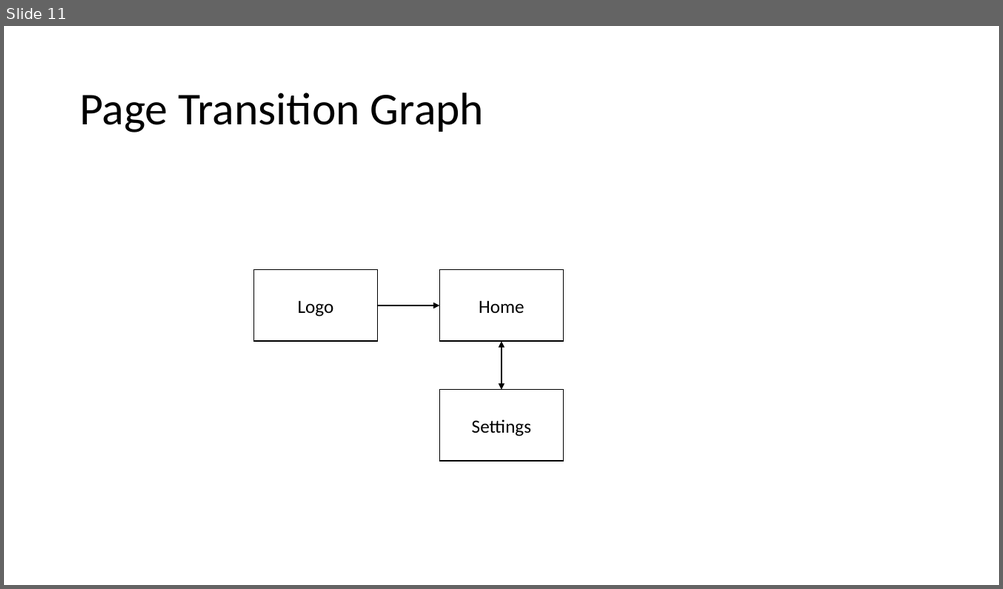
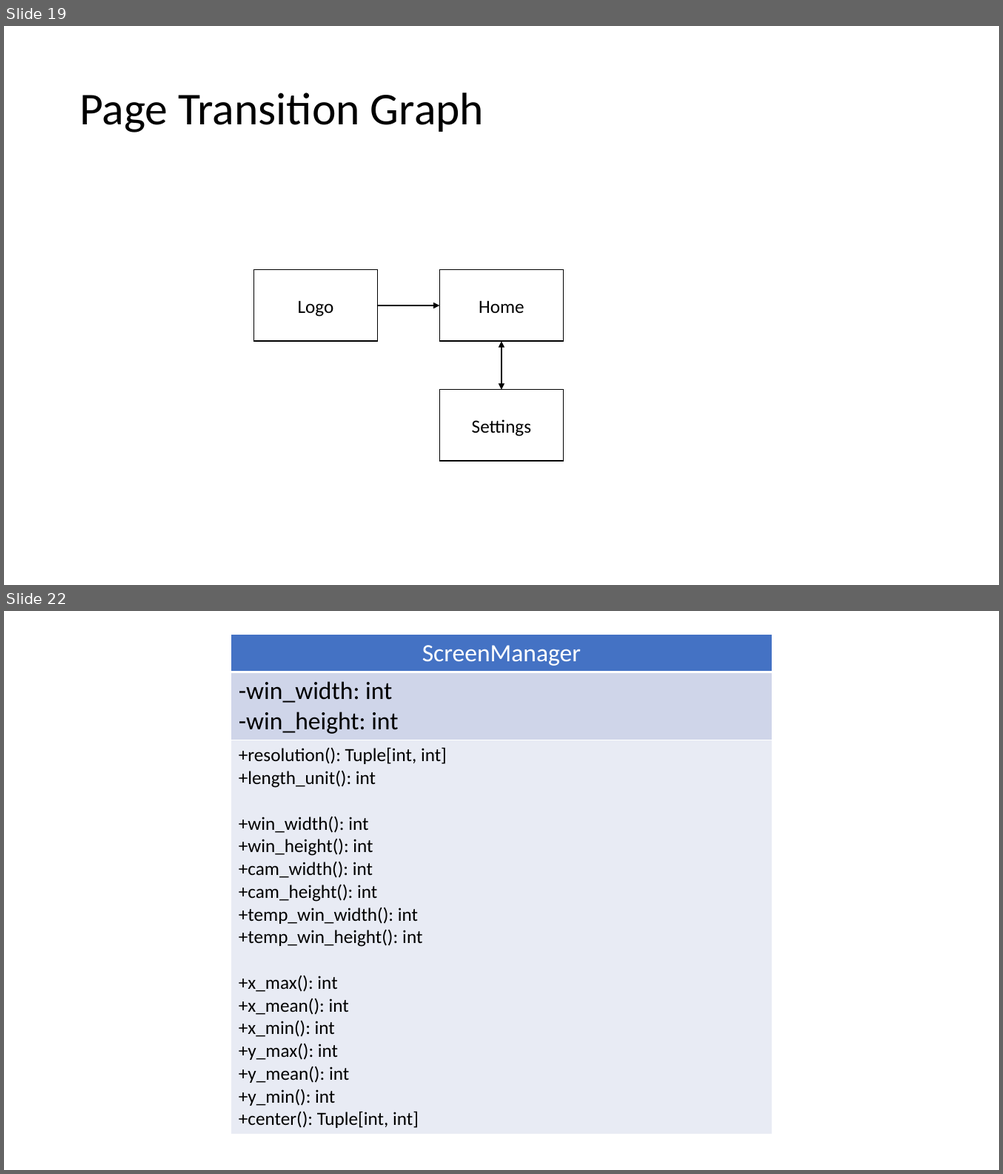
Before and after one commit to wertolf/vocabulary-builder, a slide deck: documentation/diagrams.pptx. Shown one above the other, each under a label of ours: slide 11 before the commit, slides 19 and 22 after it; the slides between them are not shown. The pictures are 1003x589 and 1003x1174 pixels, drawn with LibreOffice and Linux fonts; fonts in the diff are those of the drawing. Boxes give left, top, right and bottom in pixels: in the first picture for what was removed or moved away, otherwise in the second. Text is boxed around its words. In the diff, an @@ line names an element or a change of style, - is before the commit and + after.

```diff
--- a/documentation/diagrams.pptx
+++ b/documentation/diagrams.pptx
@@ slide 22 added at (4, 611, 999, 1170), background #FFFFFF @@
@@ table added at (231, 634, 771, 1131), 3 rows, 1 columns @@
+ScreenManager
+-win_width: int / -win_height: int
++resolution(): Tuple[int, int] / +length_unit(): int / +win_width(): int / +win_height(): int / +cam_width(): int / +cam_height(): int / +temp_win_width(): int / +temp_win_height(): int / +x_max(): int / +x_mean(): int / +x_min(): int / +y_max(): int / +y_mean(): int / +y_min(): int / +center(): Tuple[int, int]
@@ what was slide 11 is now slide 19 @@
```
Also in this commit, not shown: 4 slides changed, 11 other slides added, 12 other files.
